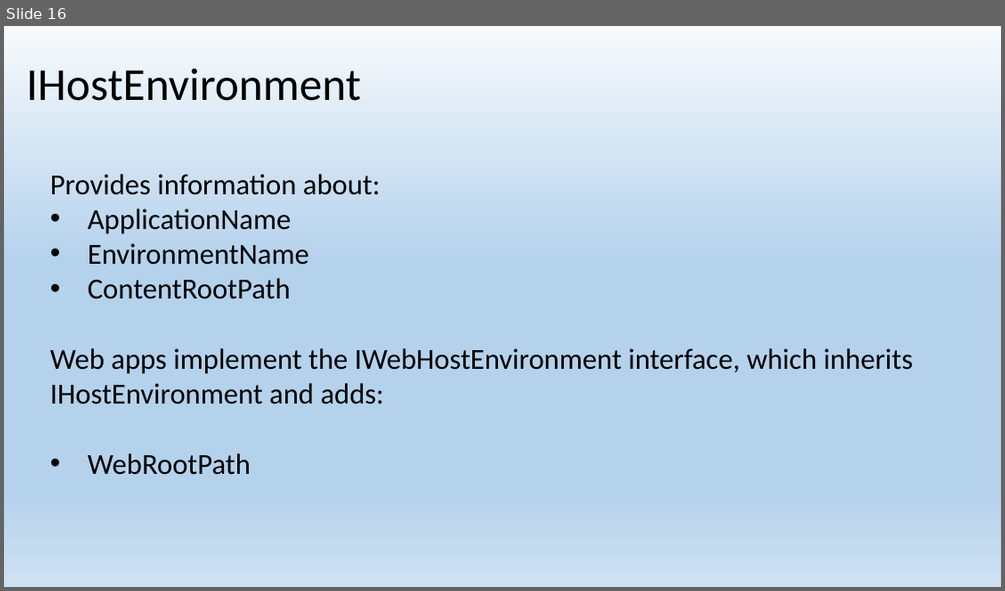
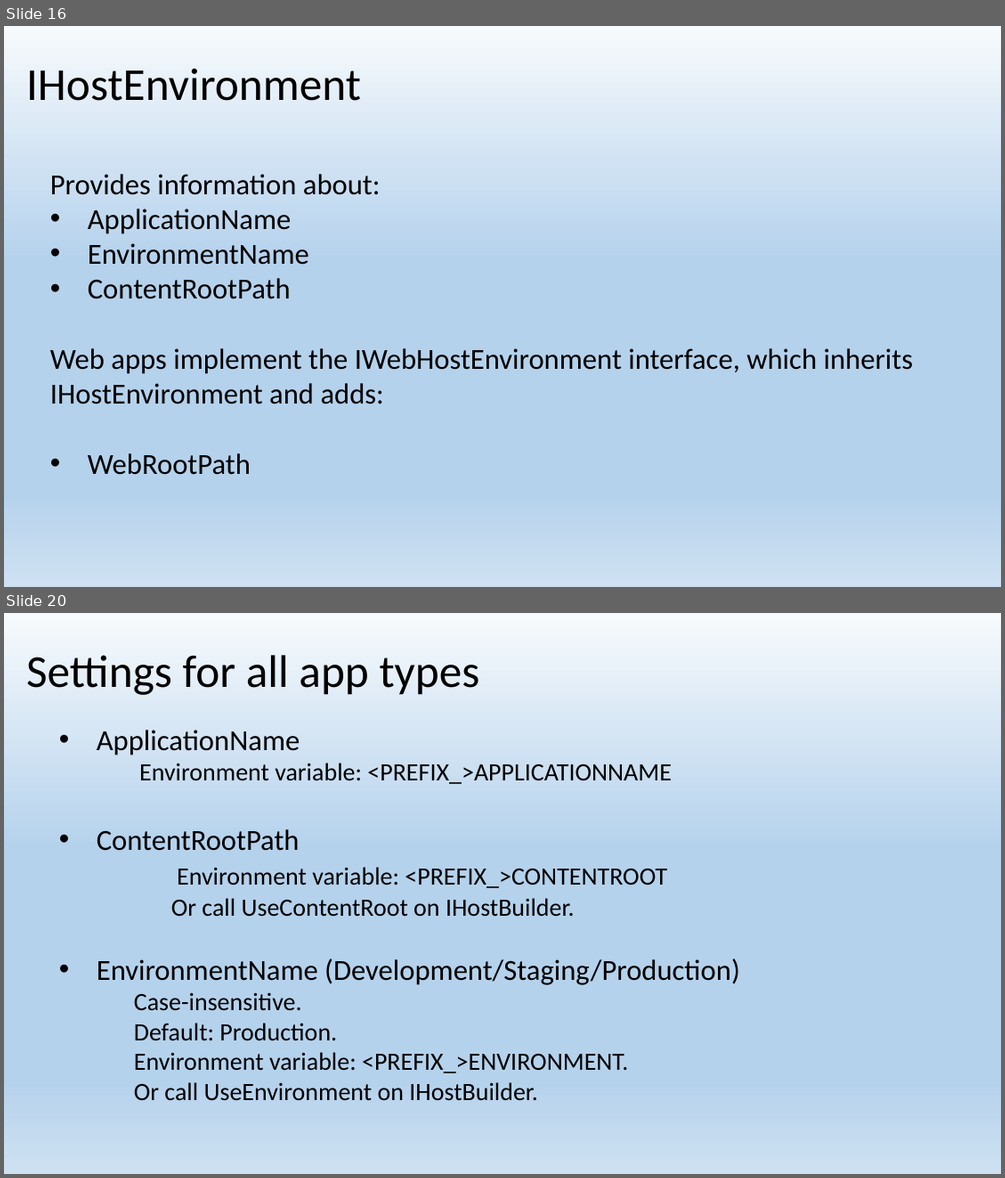
Before and after one commit to EPilyaev/ASPNetCoreMVC, a slide deck: Host&Startup&Di.pptx. Shown one above the other, each under a label of ours: slide 16 before the commit, slides 16 and 20 after it; the slides between them are not shown. The pictures are 1005x591 and 1005x1178 pixels, drawn with LibreOffice and Linux fonts; fonts in the diff are those of the drawing. Boxes give left, top, right and bottom in pixels: in the first picture for what was removed or moved away, otherwise in the second. Text is boxed around its words. In the diff, an @@ line names an element or a change of style, - is before the commit and + after.

Commit message:
Add Host configuration - Web app settings slides

```diff
--- a/Host&Startup&Di.pptx
+++ b/Host&Startup&Di.pptx
@@ slide 20 added at box(4, 613, 1001, 1174), background gradient #F7FAFD to #B5D2EC to #CEE1F2 @@
@@ title added at box(26, 655, 480, 695), 44 pt, text #000000 @@
+Settings for all app types
@@ text added at box(97, 730, 740, 1101), 24 pt, text #000000 @@
+• ApplicationName
+Environment variable: <PREFIX_>APPLICATIONNAME
+• ContentRootPath
+  Environment variable: <PREFIX_>CONTENTROOT
+  Or call UseContentRoot on IHostBuilder.
+• EnvironmentName (Development/Staging/Production)
+Case-insensitive.
+Default: Production.
+Environment variable: <PREFIX_>ENVIRONMENT.
+Or call UseEnvironment on IHostBuilder.
```
Also in this commit, not shown: 2 slides changed, 15 other slides added, 1 slide removed, 1 other file.
